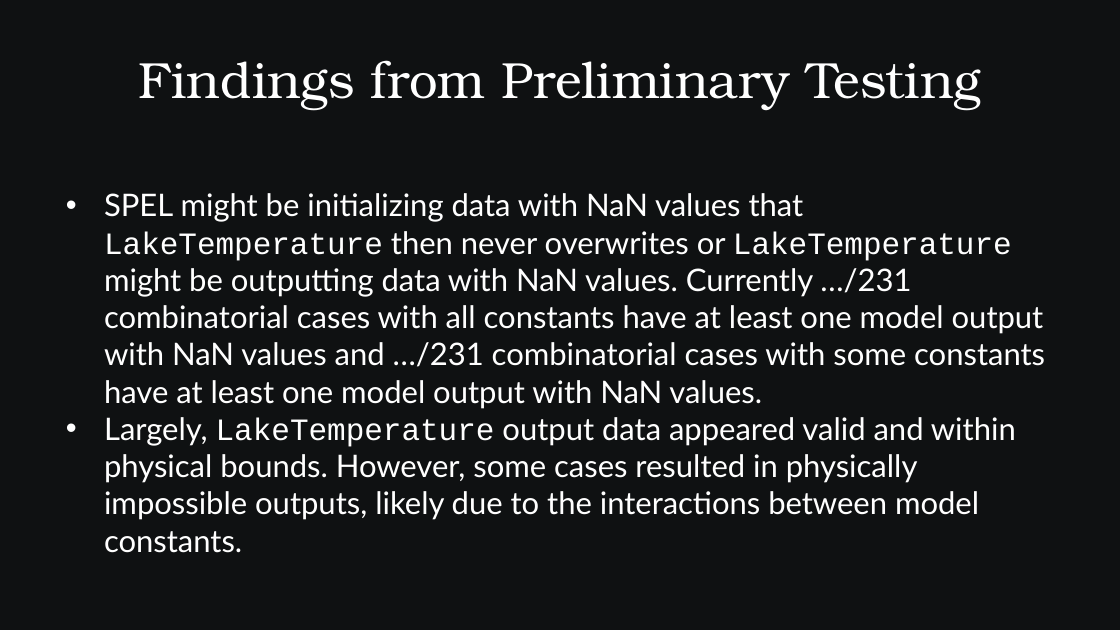
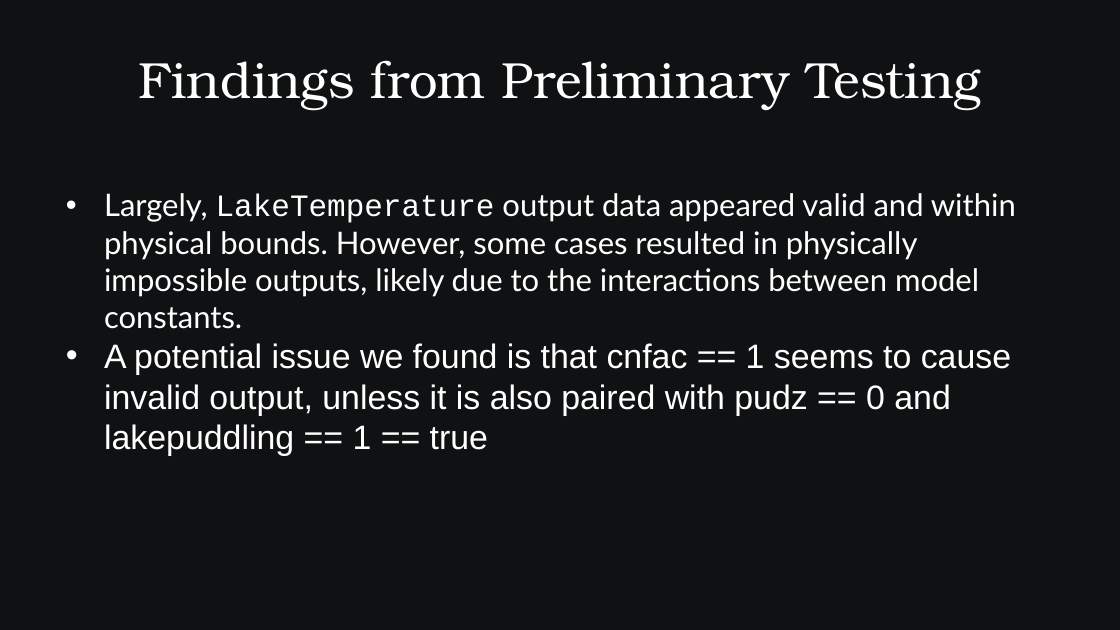
Before and after one commit to SamAllen06/lake_temp_work, a slide deck: slide 48 of documentation/for_collaborators/AnalysisOverview.pptx (slide 52 before the commit). Drawn at 1120x630 pixels with LibreOffice and Linux fonts; fonts in the diff are those of the drawing. Boxes give left, top, right and bottom in pixels: in the first picture for what was removed or moved away, otherwise in the second. Text is boxed around its words. In the diff, an @@ line names an element or a change of style, - is before the commit and + after.

```diff
--- a/documentation/for_collaborators/AnalysisOverview.pptx
+++ b/documentation/for_collaborators/AnalysisOverview.pptx
@@ text at [104, 193, 1045, 408]: paragraph removed @@
-• SPEL might be initializing data with NaN values that LakeTemperature then never overwrites or LakeTemperature might be outputting data with NaN values. Currently …/231 combinatorial cases with all constants have at least one model output with NaN values and …/231 combinatorial cases with some constants have at least one model output with NaN values.
@@ text at [104, 343, 1011, 456]: paragraph added @@
+• A potential issue we found is that cnfac == 1 seems to cause invalid output, unless it is also paired with pudz == 0 and lakepuddling == 1 == true
```
Also in this commit, not shown: 23 other slides changed, 8 slides added, 7 slides removed, 3 other files.
